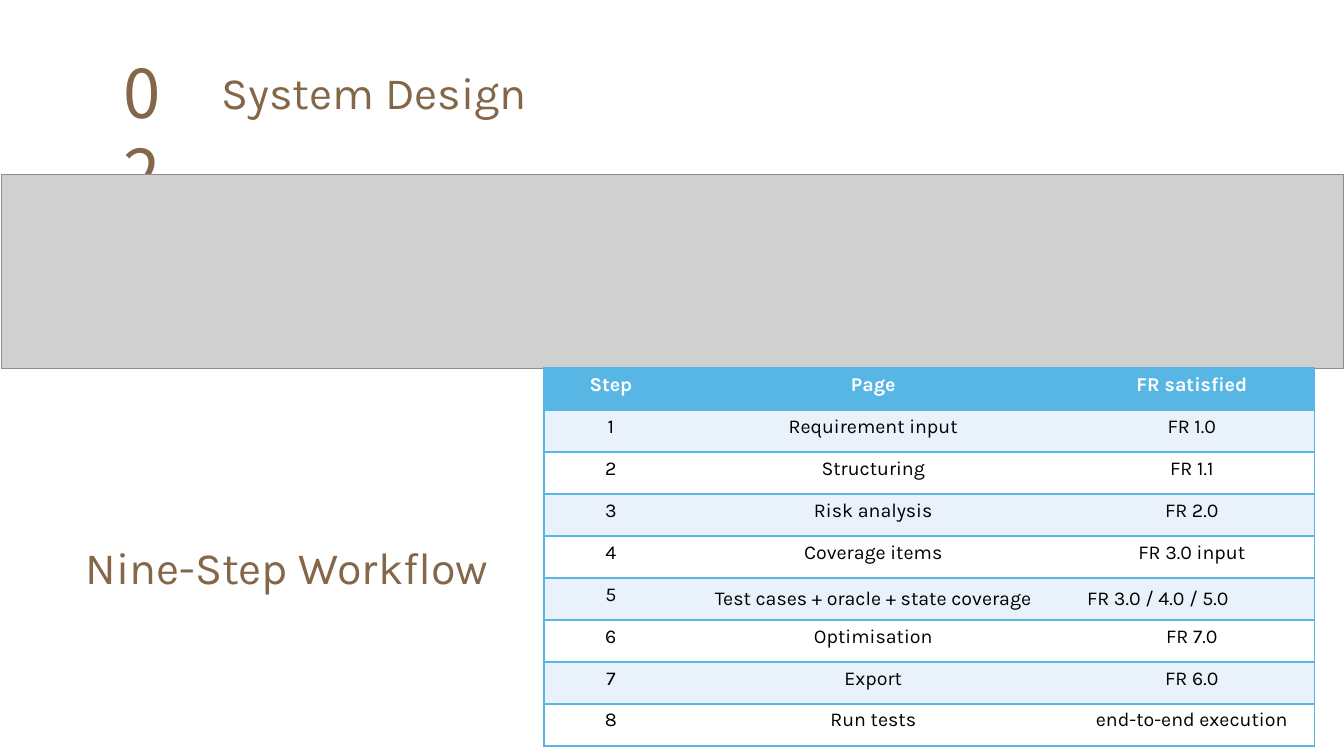
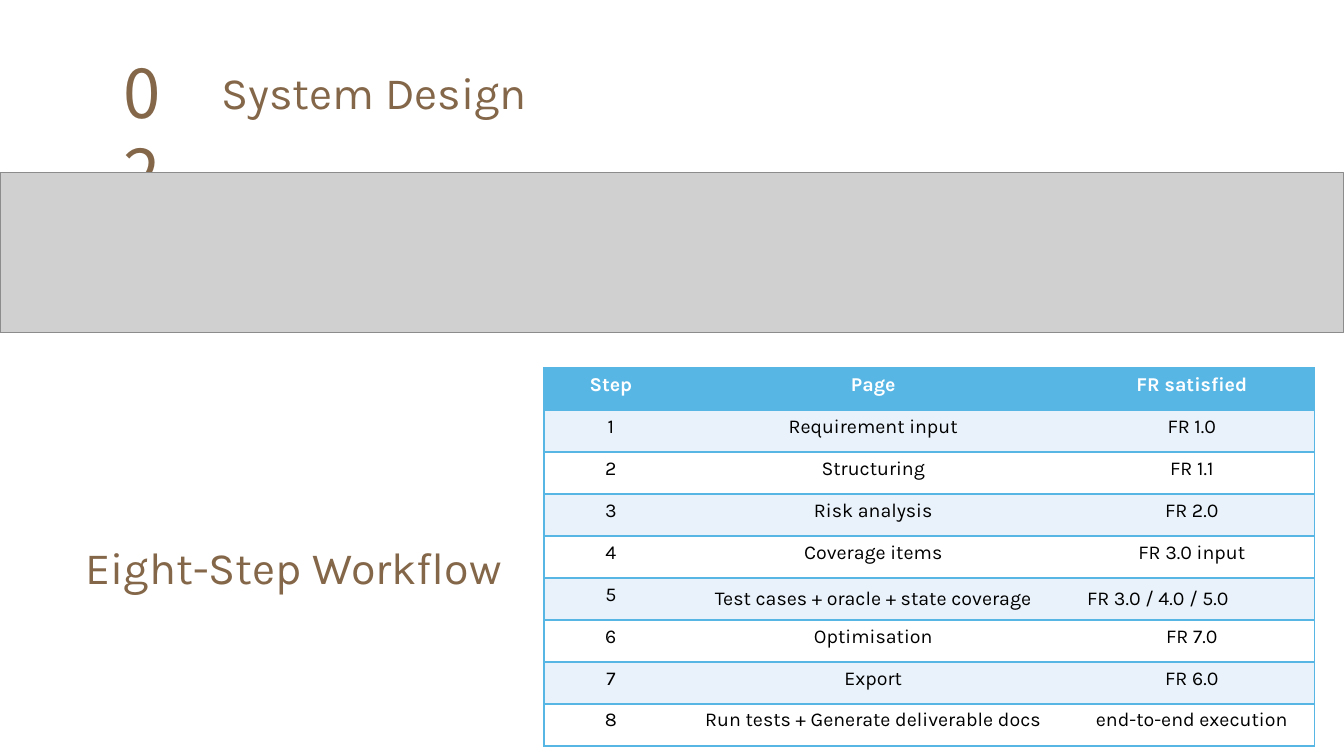
Before and after one commit to BeholderABC/Software-Testing-Final, a slide deck: slide 8 of docs/AI-Driven Test Design Tool.pptx (slide 9 before the commit). Drawn at 1344x756 pixels with LibreOffice and Linux fonts; fonts in the diff are those of the drawing; grey boxes stand for pictures; background and template pictures are left out. Boxes give left, top, right and bottom in pixels: in the first picture for what was removed or moved away, otherwise in the second. Text is boxed around its words. In the diff, an @@ line names an element or a change of style, - is before the commit and + after.

```diff
--- a/docs/AI-Driven Test Design Tool.pptx
+++ b/docs/AI-Driven Test Design Tool.pptx
@@ picture: place and size @@
-picture at box(2, 175, 1344, 369)
+picture at box(0, 172, 1344, 333)
@@ table at box(544, 368, 1316, 746) @@
-row 9, column 2: Run tests
+row 9, column 2: Run tests + Generate deliverable docs
@@ text at box(85, 553, 501, 595): text changed @@
-Nine-Step Workflow
+Eight-Step Workflow
```
Also in this commit, not shown: 4 other slides changed, 1 slide removed, 1 other file.
